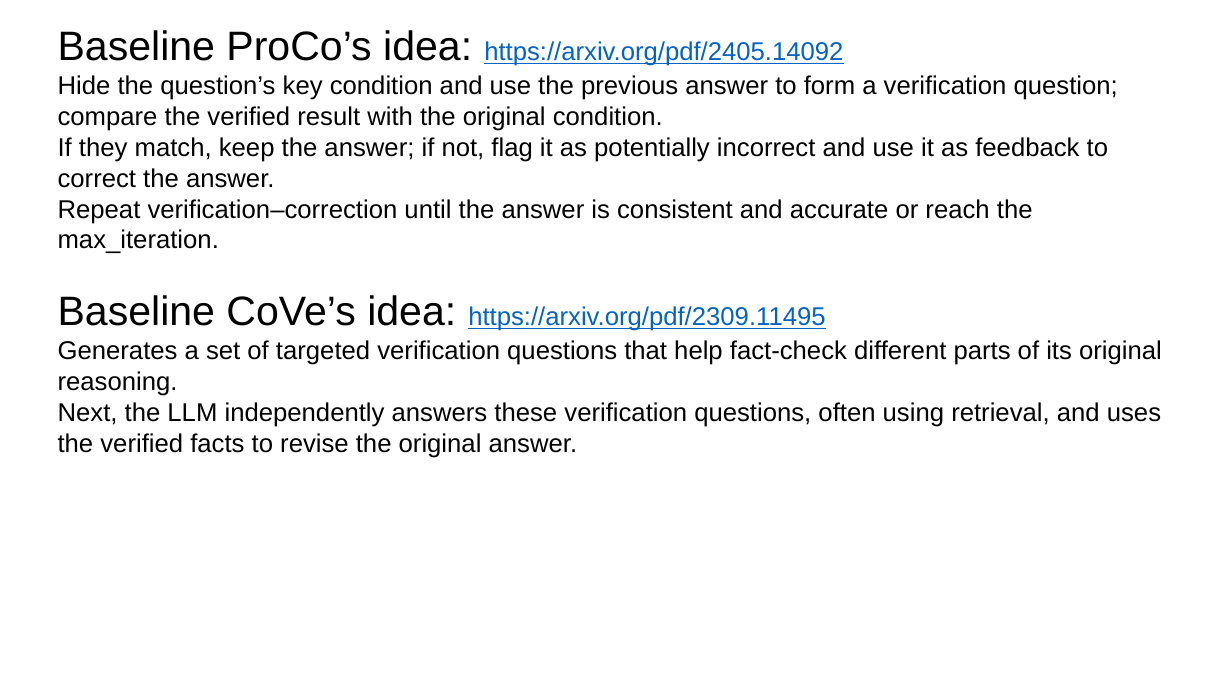
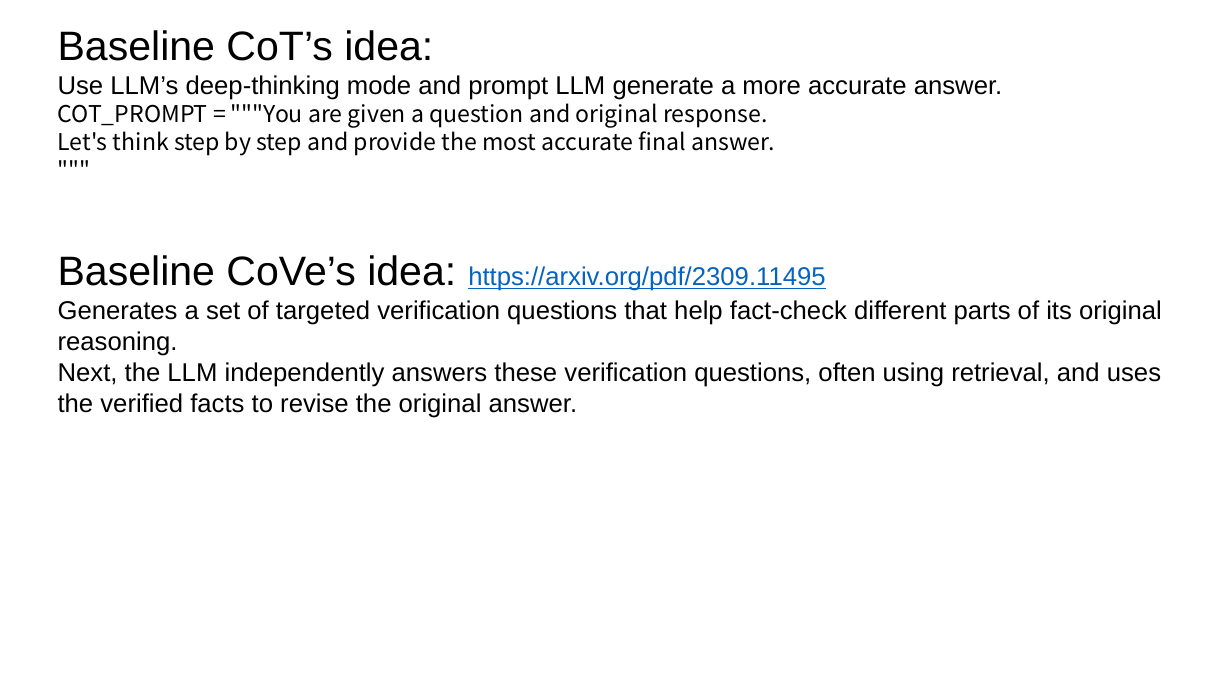
Before and after one commit to zbybr/LLMHalluMiti, a slide deck: slide 2 of slides/20251113.pptx. Drawn at 1232x693 pixels with LibreOffice and Linux fonts; fonts in the diff are those of the drawing. Boxes give left, top, right and bottom in pixels: in the first picture for what was removed or moved away, otherwise in the second. Text is boxed around its words. In the diff, an @@ line names an element or a change of style, - is before the commit and + after.

```diff
--- a/slides/20251113.pptx
+++ b/slides/20251113.pptx
@@ text at [58,30,1003,156]: text changed; size 20 to 18 pt; font Arial to Noto Sans CJK SC @@
-Baseline ProCo’s idea: https://arxiv.org/pdf/2405.14092
-Hide the question’s key condition and use the previous answer to form a verification question; compare the verified result with the original condition.
-If they match, keep the answer; if not, flag it as potentially incorrect and use it as feedback to correct the answer.
-Repeat verification–correction until the answer is consistent and accurate or reach the max_iteration.
+Baseline CoT’s idea:
+Use LLM’s deep-thinking mode and prompt LLM generate a more accurate answer.
+COT_PROMPT = """You are given a question and original response.
+Let's think step by step and provide the most accurate final answer.
+"""
```
Also in this commit, not shown: 4 other slides changed, 2 slides added.
